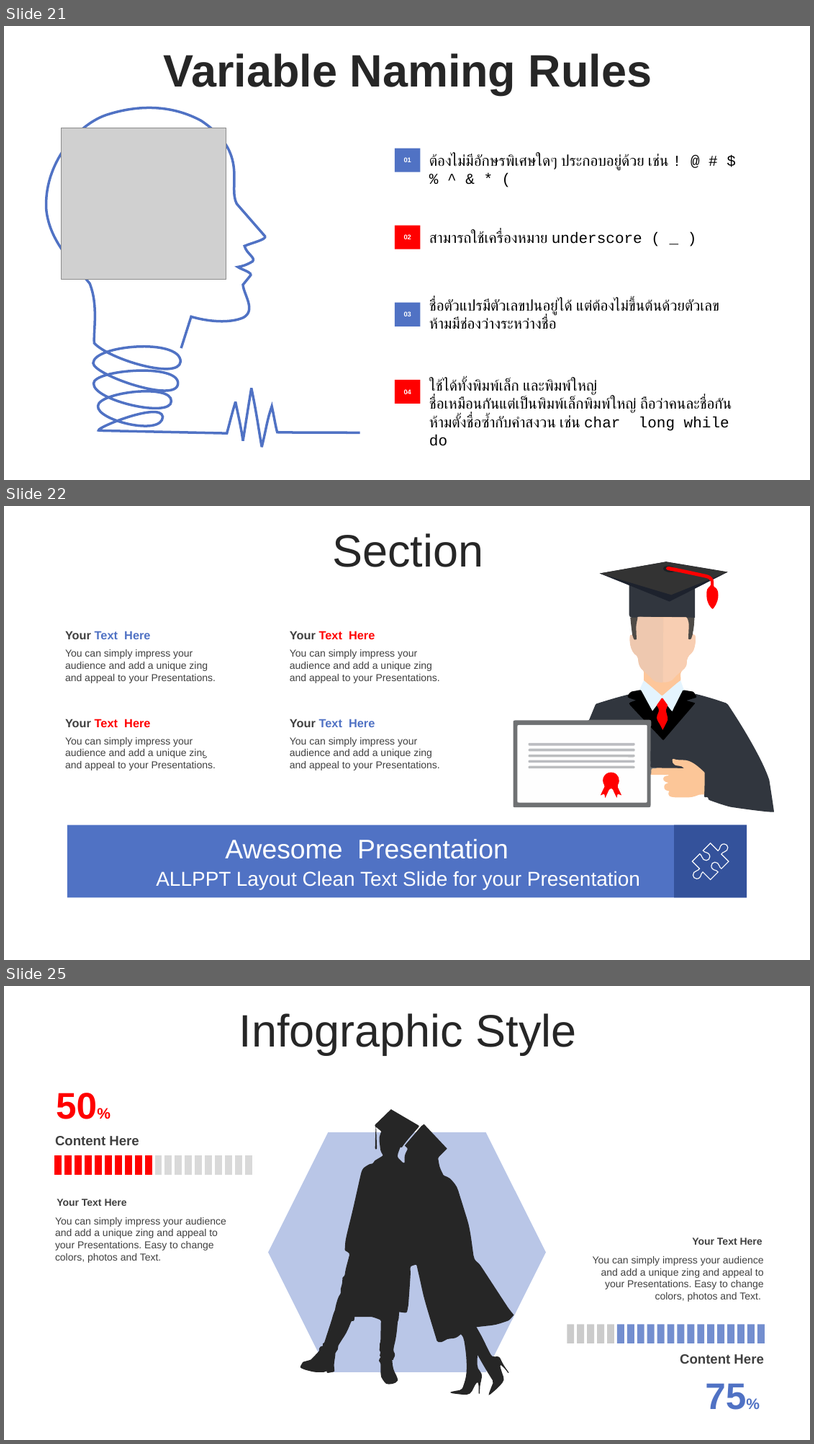
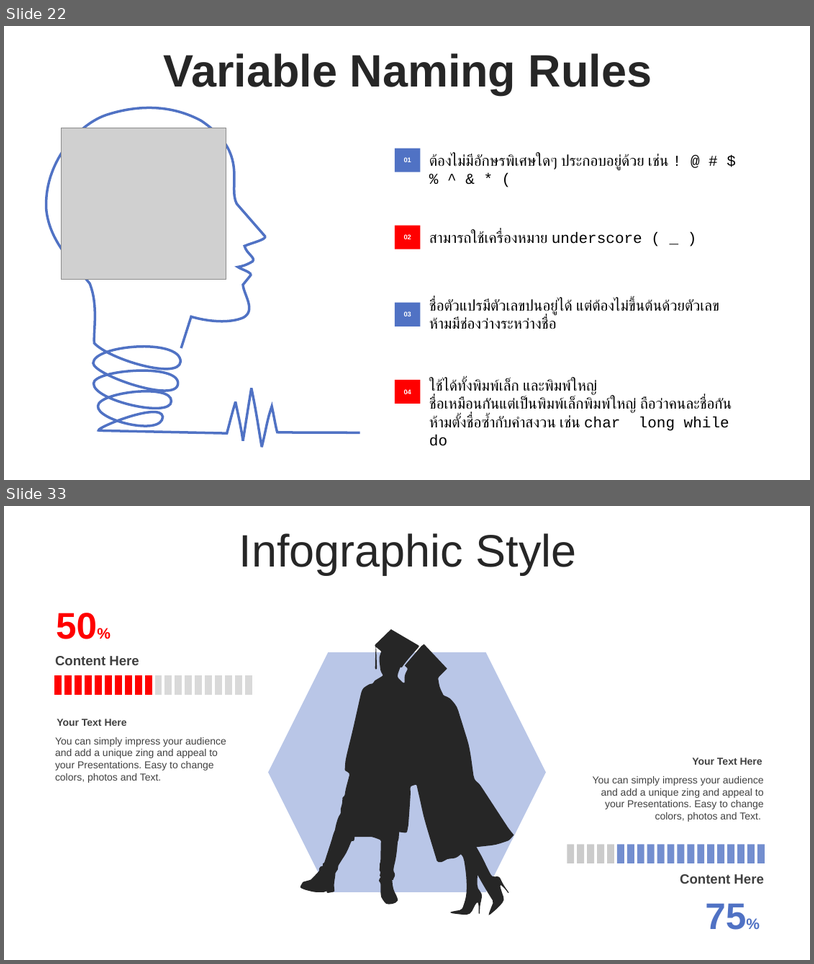
Before and after one commit to WatcharapolxFa/SolveProblemsIn-C-Language, a slide deck: LearnC/C.pptx. Shown one above the other, each under a label of ours: slides 21, 22 and 25 before the commit, slides 22 and 33 after it; the slides between them are not shown. The pictures are 814x1444 and 814x964 pixels, drawn with LibreOffice and Linux fonts; fonts in the diff are those of the drawing; grey boxes stand for pictures. Boxes give left, top, right and bottom in pixels: in the first picture for what was removed or moved away, otherwise in the second. Text is boxed around its words. In the diff, an @@ line names an element or a change of style, - is before the commit and + after.

```diff
--- a/LearnC/C.pptx
+++ b/LearnC/C.pptx
@@ slide 22 removed at [4, 506, 810, 960], background #FFFFFF @@
@@ text removed at [332, 533, 484, 567] @@
-Section
@@ text removed at [65, 631, 150, 639] @@
-Your Text Here
@@ text removed at [290, 631, 375, 639] @@
-Your Text Here
@@ text removed at [65, 649, 216, 683] @@
-You can simply impress your audience and add a unique zing and appeal to your Presentations.
@@ text removed at [290, 649, 440, 683] @@
-You can simply impress your audience and add a unique zing and appeal to your Presentations.
@@ text removed at [65, 718, 150, 727] @@
-Your Text Here
@@ text removed at [290, 718, 375, 727] @@
-Your Text Here
@@ text removed at [65, 737, 216, 770] @@
-You can simply impress your audience and add a unique zing and appeal to your Presentations.
@@ freeform shape removed at [201, 739, 227, 762] @@
@@ text removed at [290, 737, 440, 770] @@
-You can simply impress your audience and add a unique zing and appeal to your Presentations.
@@ group removed at [513, 561, 774, 811]: 23 freeform shapes @@
@@ rectangle removed at [67, 825, 748, 898] @@
@@ rectangle removed at [675, 825, 748, 898] @@
@@ text removed at [225, 839, 509, 859] @@
-Awesome Presentation
@@ freeform shape removed at [685, 836, 736, 887] @@
@@ text removed at [156, 870, 640, 889] @@
-ALLPPT Layout Clean Text Slide for your Presentation
@@ what was slide 21 is now slide 22 @@
@@ what was slide 25 is now slide 33 @@
```
Also in this commit, not shown: 1 slide changed, 10 slides added, 2 other slides removed, 2 other files.
